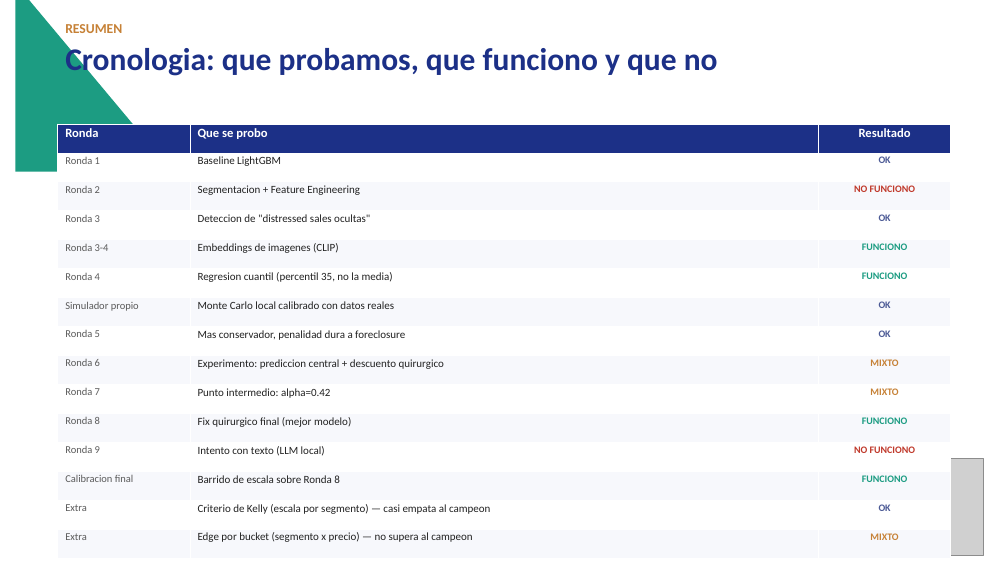
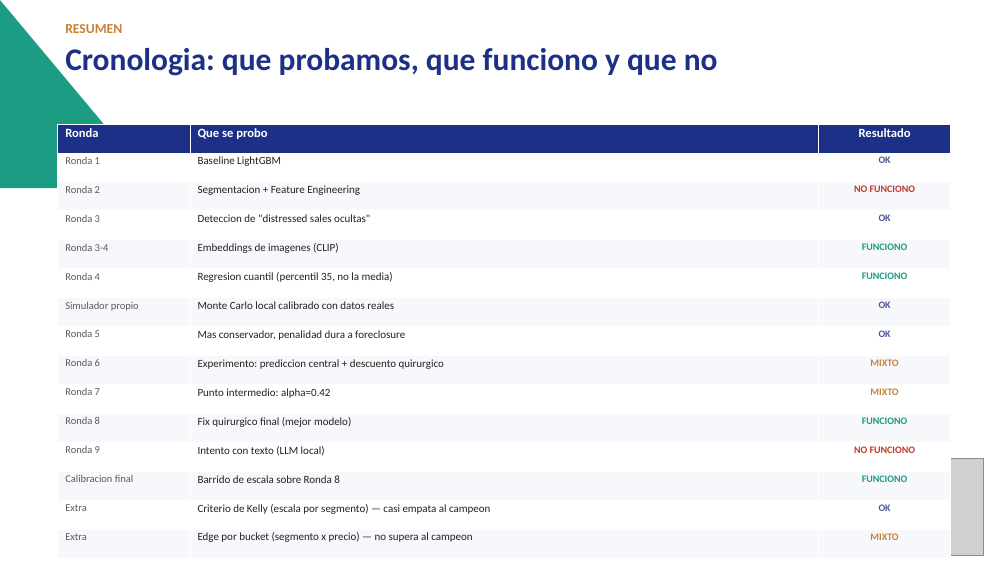
Before and after one commit to martinceriotti/26ROS_Sam, a slide deck: slide 3 of reports/resumen_proyecto_SAM.pptx. Drawn at 1008x567 pixels with LibreOffice and Linux fonts; fonts in the diff are those of the drawing; grey boxes stand for pictures. Boxes give left, top, right and bottom in pixels: in the first picture for what was removed or moved away, otherwise in the second. Text is boxed around its words. In the diff, an @@ line names an element or a change of style, - is before the commit and + after.

```diff
--- a/reports/resumen_proyecto_SAM.pptx
+++ b/reports/resumen_proyecto_SAM.pptx
@@ right triangle: place and size @@
-right triangle at bbox=[15, 0, 172, 172]
+right triangle at bbox=[0, 0, 157, 188]
```
Also in this commit, not shown: 4 other slides changed, 3 other files.
